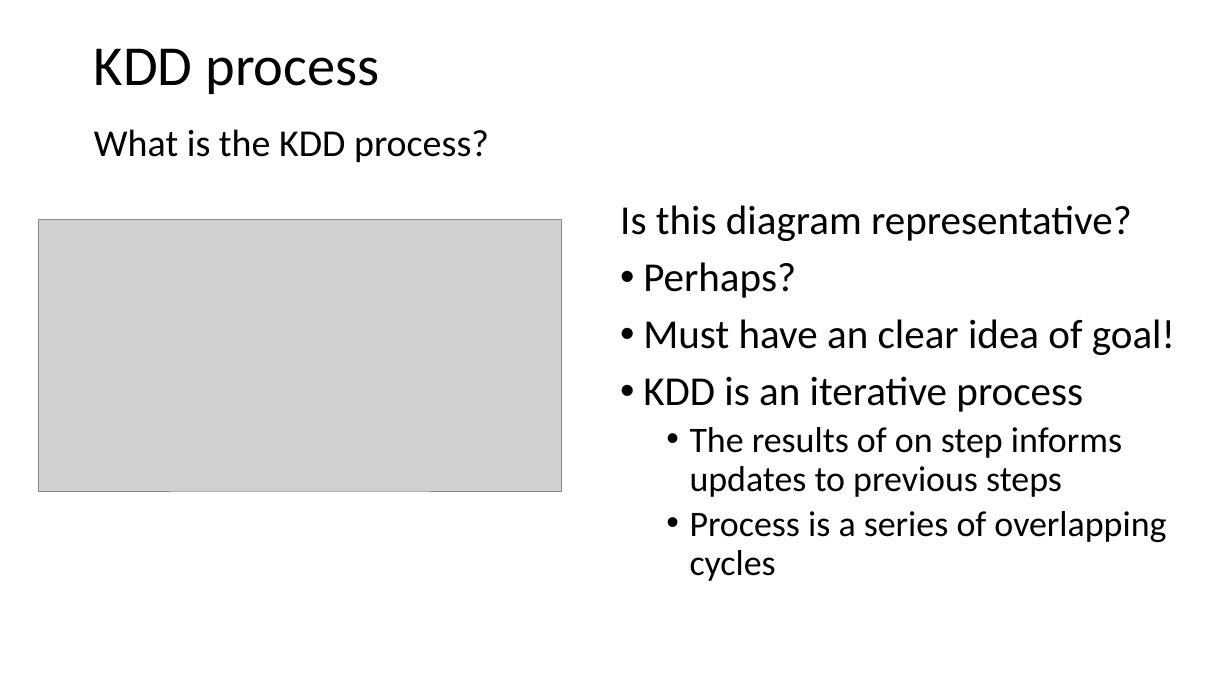
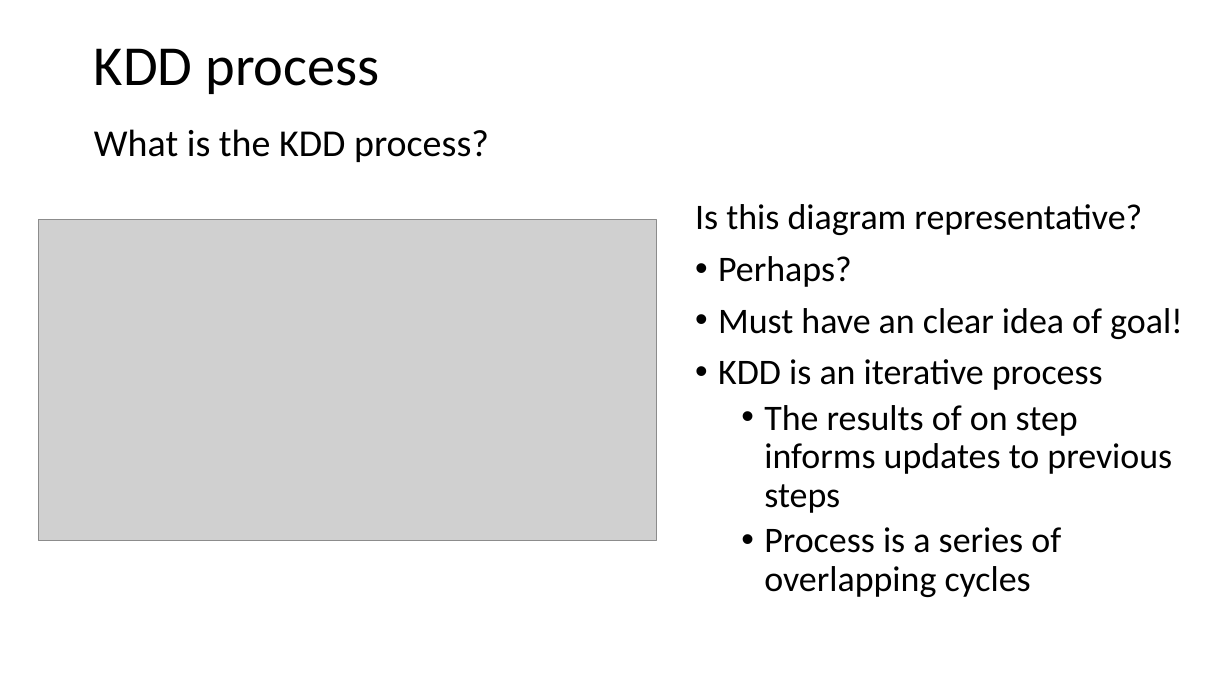
Before and after one commit to StephenElston/CSCI-E-108, a slide deck: slide 6 of slides/1_Introduction.pptx. Drawn at 1232x693 pixels with LibreOffice and Linux fonts; fonts in the diff are those of the drawing; grey boxes stand for pictures. Boxes give left, top, right and bottom in pixels: in the first picture for what was removed or moved away, otherwise in the second. Text is boxed around its words. In the diff, an @@ line names an element or a change of style, - is before the commit and + after.

```diff
--- a/slides/1_Introduction.pptx
+++ b/slides/1_Introduction.pptx
@@ text "Is this diagram representative?": place and size @@
-text "Is this diagram representative?" at (620,205,1175,581)
+text "Is this diagram representative?" at (695,204,1183,597)
@@ text at (695,204,1183,390): size 32 to 28 pt in "Is this diagram representative?", "Perhaps?", "Must have an clear idea of goal!", "KDD is an iterative process" @@
@@ picture: place and size @@
-picture at (38,219,562,491)
+picture at (38,219,657,540)
```
Also in this commit, not shown: 17 other slides changed, 2 slides added.
